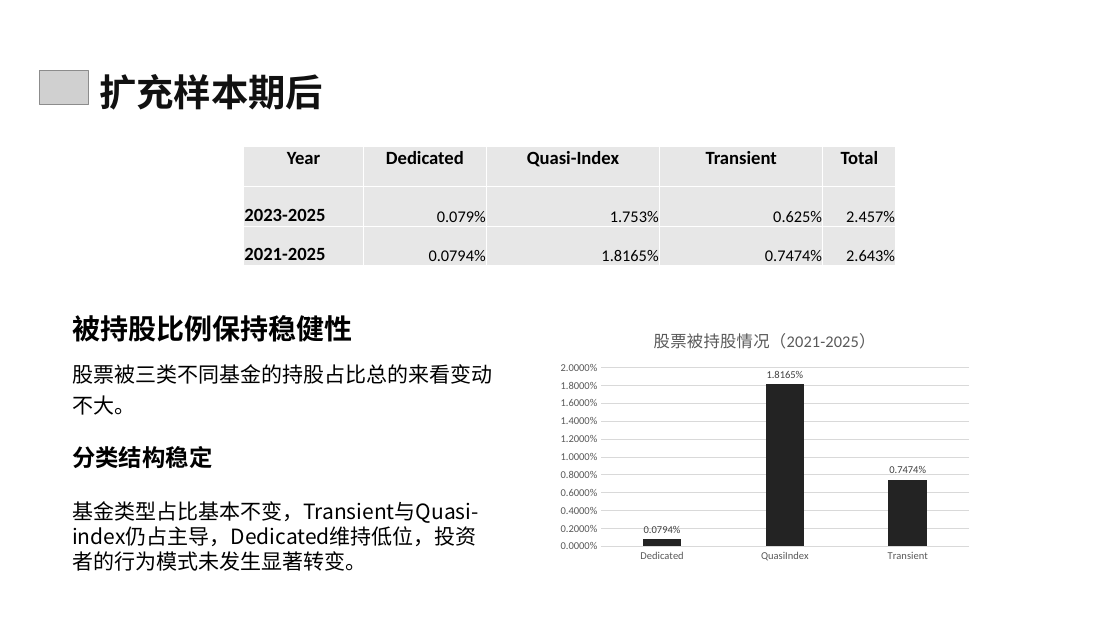
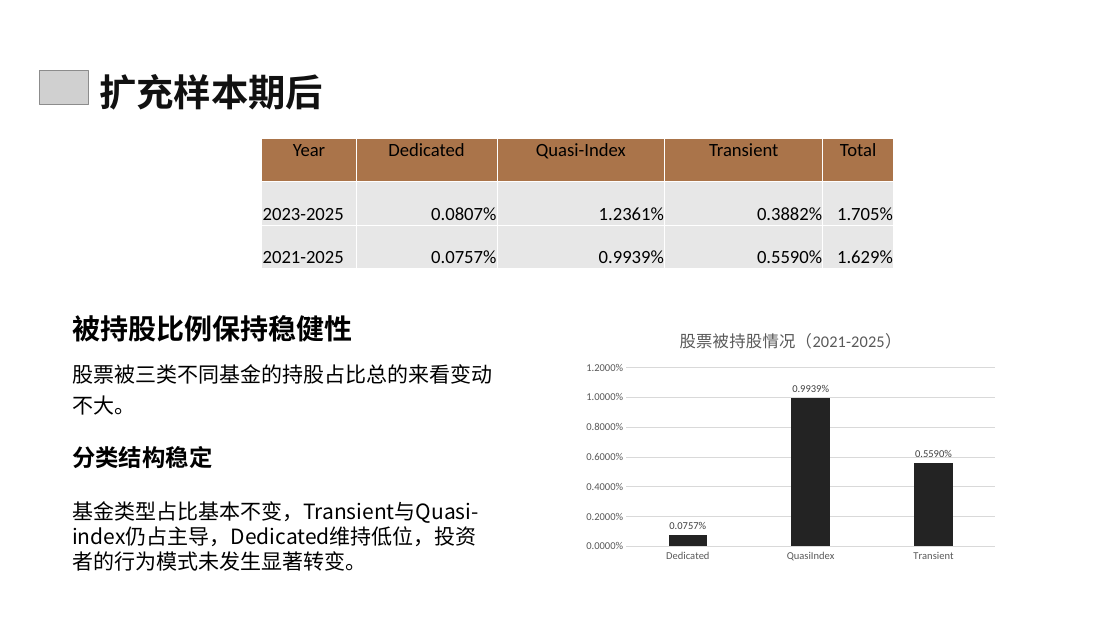
Before and after one commit to OldRed-ma/Class-Test, a slide deck: slide 12 of Bushee/Bushee基金分类与股票持仓结构分析.pptx. Drawn at 1120x630 pixels with LibreOffice and Linux fonts; fonts in the diff are those of the drawing; grey boxes stand for pictures. Boxes give left, top, right and bottom in pixels: in the first picture for what was removed or moved away, otherwise in the second. Text is boxed around its words. In the diff, an @@ line names an element or a change of style, - is before the commit and + after.

```diff
--- a/Bushee/Bushee基金分类与股票持仓结构分析.pptx
+++ b/Bushee/Bushee基金分类与股票持仓结构分析.pptx
@@ table at (x1=262, y1=138, x2=893, y2=269) @@
-row 2: 2023-2025 | 0.079% | 1.753% | 0.625% | 2.457%
+row 2: 2023-2025 | 0.0807% | 1.2361% | 0.3882% | 1.705%
-row 3: 2021-2025 | 0.0794% | 1.8165% | 0.7474% | 2.643%
+row 3: 2021-2025 | 0.0757% | 0.9939% | 0.5590% | 1.629%
@@ fill #E8E8E8 to #AA744A in row 1 @@
@@ bold off in "Year", "Dedicated", "Quasi-Index", "Transient" and 3 more places @@
@@ table resized from (x1=244, y1=146, x2=897, y2=266) to (x1=262, y1=138, x2=893, y2=269) @@
@@ column chart at (x1=578, y1=315, x2=1004, y2=567) @@
@@ Series 1, Dedicated: 0.000794 to 0.000757 @@
@@ Series 1, QuasiIndex: 0.018165 to 0.009939 @@
@@ Series 1, Transient: 0.007474 to 0.00559 @@
@@ column chart moved from (x1=552, y1=315, x2=978, y2=567) to (x1=578, y1=315, x2=1004, y2=567) @@
```
Also in this commit, not shown: 8 other slides changed.
